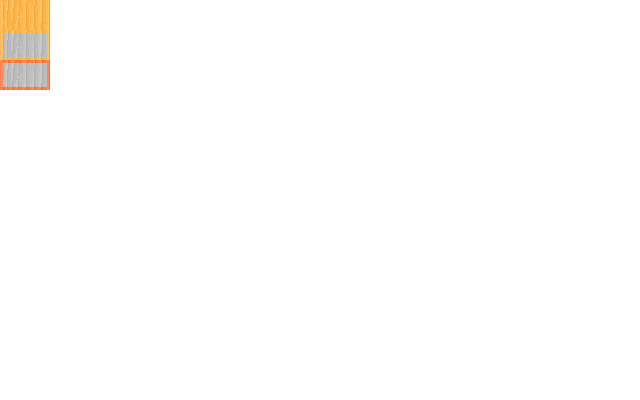
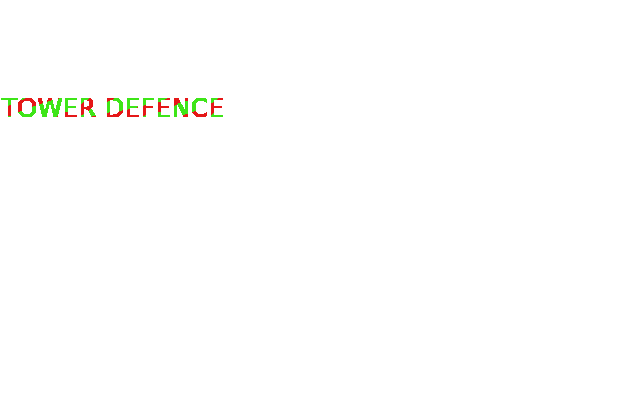
Comparing the layer stacks of the two (640, 400) images. Changes:
added layer "Layer" above "Background" over [1, 98, 223, 117]
hid "Background", painted on it over [0, 0, 50, 90]
